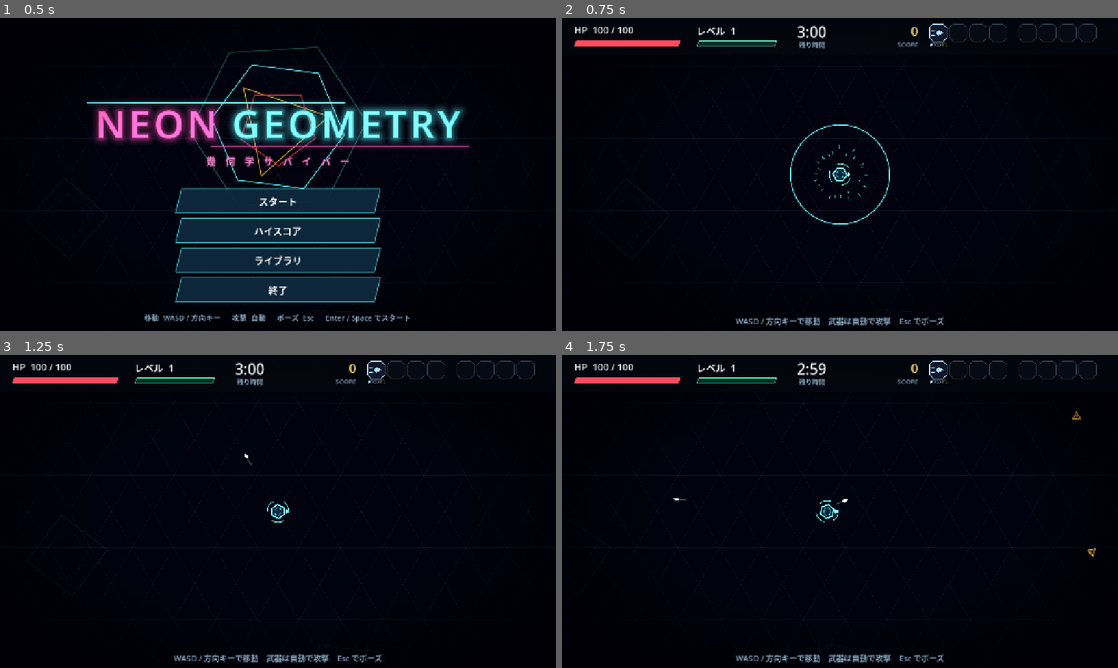
Above: before the commit, frames 1-4 (two rows, left to right).
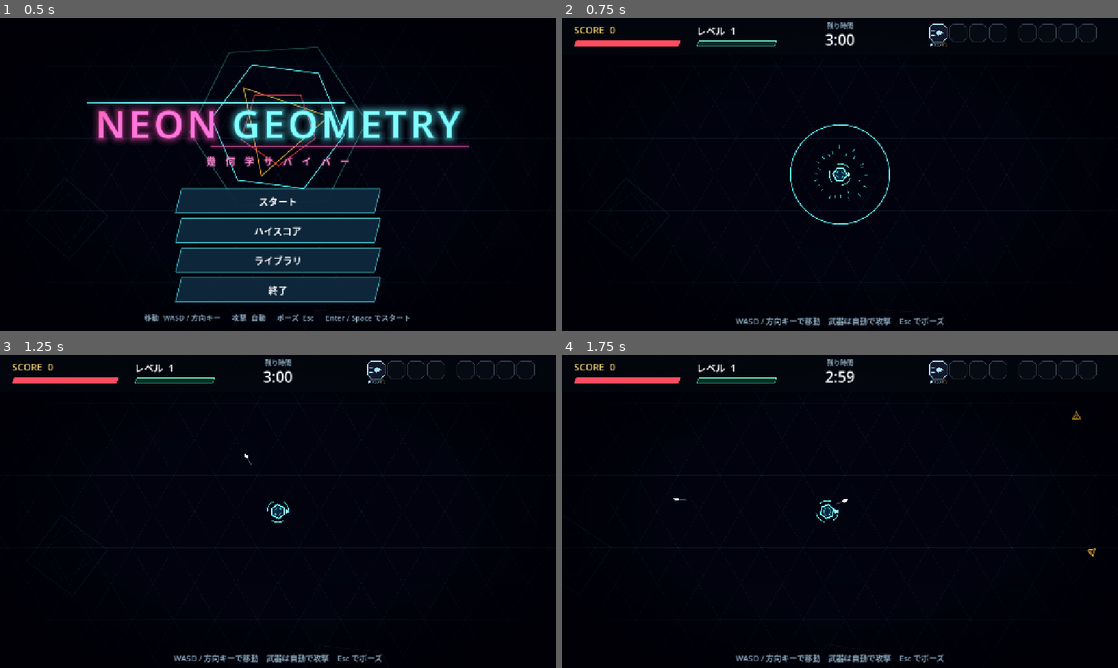
Above: after the commit, the same moments.

Repository: Shohei-Yamashiro/TestGame
Game: Godot game, scene res://scenes/main.tscn
Two runs of this game, one before a commit and one after it. Both use one fixed random seed, a clock stepped at 60 frames per second and the inputs below.
Inputs (mouse positions are in pixels of both pictures, inside the frame that each line leads up to):
- Up to frame 1 (0.5 s): no input
- Up to frame 2 (0.75 s): click "スタート" at 0.5 s
- Up to frame 3 (1.25 s): no input
- Up to frame 4 (1.75 s): tap Enter at 1.25 s; move the mouse to (962, 495) at 1.27 s; hold D from 1.28 s (still down); tap Backspace at 1.35 s; click (962, 495) at 1.42 s; tap Space at 1.52 s

Frame 1 is identical in both runs. In frame 2, 0.6% of the frame differs, in the area x 2-64%, y 1-10%; in frame 3, 0.6%; in frame 4, 0.6%.

Commit message:
HUD の上部レイアウトを整理
- HP は数値表示をやめてバーのみに
- 左上にスコアを表示し、右側のスコア表示を削除
- 残り時間を画面中央に置き、「残り時間」ラベルを時間の上に移動

Co-authored-by: Cursor <cursoragent@cursor.com>

Diff:
--- a/scenes/ui/hud.tscn
+++ b/scenes/ui/hud.tscn
@@ -80,14 +80,15 @@
 mouse_filter = 2
 theme_override_styles/panel = SubResource("StyleBoxFlat_hp_fill")
 
-[node name="HpLabel" type="Label" parent="Root"]
+[node name="ScoreLabel" type="Label" parent="Root"]
 layout_mode = 0
 offset_left = 28.0
 offset_top = 12.0
 offset_right = 278.0
 offset_bottom = 44.0
+theme_override_colors/font_color = Color(1, 0.88, 0.45, 1)
 theme_override_font_sizes/font_size = 22
-text = "HP  100 / 100"
+text = "SCORE  0"
 
 [node name="LevelLabel" type="Label" parent="Root"]
 layout_mode = 0
@@ -116,48 +117,26 @@
 mouse_filter = 2
 theme_override_styles/panel = SubResource("StyleBoxFlat_xp_fill")
 
-[node name="TimeLabel" type="Label" parent="Root"]
-layout_mode = 0
-offset_left = 500.0
-offset_top = 8.0
-offset_right = 650.0
-offset_bottom = 52.0
-theme_override_font_sizes/font_size = 34
-text = "3:00"
-horizontal_alignment = 1
-
 [node name="TimeCaption" type="Label" parent="Root"]
 layout_mode = 0
-offset_left = 500.0
-offset_top = 50.0
-offset_right = 650.0
-offset_bottom = 74.0
+offset_left = 565.0
+offset_top = 6.0
+offset_right = 715.0
+offset_bottom = 28.0
 theme_override_colors/font_color = Color(0.7, 0.85, 0.95, 0.75)
 theme_override_font_sizes/font_size = 15
 text = "残り時間"
 horizontal_alignment = 1
 
-[node name="ScoreLabel" type="Label" parent="Root"]
-layout_mode = 0
-offset_left = 640.0
-offset_top = 8.0
-offset_right = 820.0
-offset_bottom = 52.0
-theme_override_colors/font_color = Color(1, 0.88, 0.45, 1)
-theme_override_font_sizes/font_size = 30
-text = "0"
-horizontal_alignment = 2
-
-[node name="ScoreCaption" type="Label" parent="Root"]
-layout_mode = 0
-offset_left = 640.0
-offset_top = 50.0
-offset_right = 820.0
-offset_bottom = 74.0
-theme_override_colors/font_color = Color(0.7, 0.85, 0.95, 0.75)
-theme_override_font_sizes/font_size = 15
-text = "SCORE"
-horizontal_alignment = 2
+[node name="TimeLabel" type="Label" parent="Root"]
+layout_mode = 0
+offset_left = 565.0
+offset_top = 26.0
+offset_right = 715.0
+offset_bottom = 70.0
+theme_override_font_sizes/font_size = 34
+text = "3:00"
+horizontal_alignment = 1
 
 [node name="WeaponIcons" type="Control" parent="Root"]
 layout_mode = 0
--- a/scripts/ui/hud.gd
+++ b/scripts/ui/hud.gd
@@ -7,7 +7,6 @@
 const XP_WIDTH := 180.0
 const TEXT_COLOR := Color(0.96, 0.97, 0.98)
 
-@onready var _hp_label: Label = $Root/HpLabel
 @onready var _level_label: Label = $Root/LevelLabel
 @onready var _time_label: Label = $Root/TimeLabel
 @onready var _score_label: Label = $Root/ScoreLabel
@@ -20,7 +19,6 @@
 func refresh(game) -> void:
 	var current := int(game.player.hp)
 	var maximum := int(game.player.max_hp)
-	_hp_label.text = "HP  %d / %d" % [current, maximum]
 	_level_label.text = "レベル  %d" % game.level
 	var xp_ratio := clampf(float(game.xp) / float(maxi(1, game.xp_to_next)), 0.0, 1.0)
 	_xp_fill.size.x = XP_WIDTH * xp_ratio
@@ -32,7 +30,7 @@
 		_time_label.add_theme_color_override("font_color", Color(1.0, 0.35 * pulse + 0.1, 0.35 * pulse + 0.1))
 	else:
 		_time_label.add_theme_color_override("font_color", TEXT_COLOR)
-	_score_label.text = "%d" % game.score
+	_score_label.text = "SCORE  %d" % game.score
 	var weapon_ids: Array = game.weapons.keys()
 	for i in _weapon_icons.size():
 		if i < weapon_ids.size():
